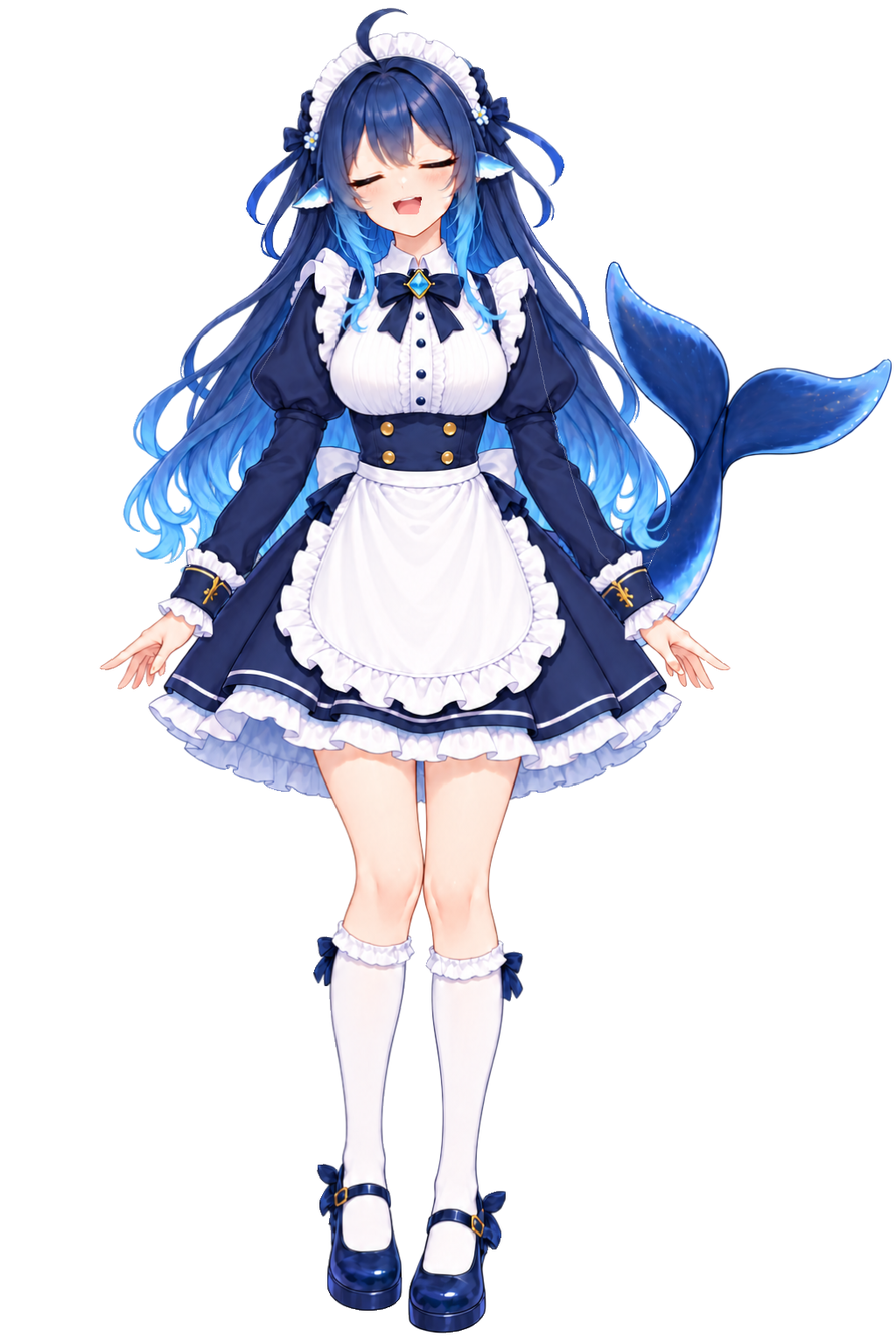
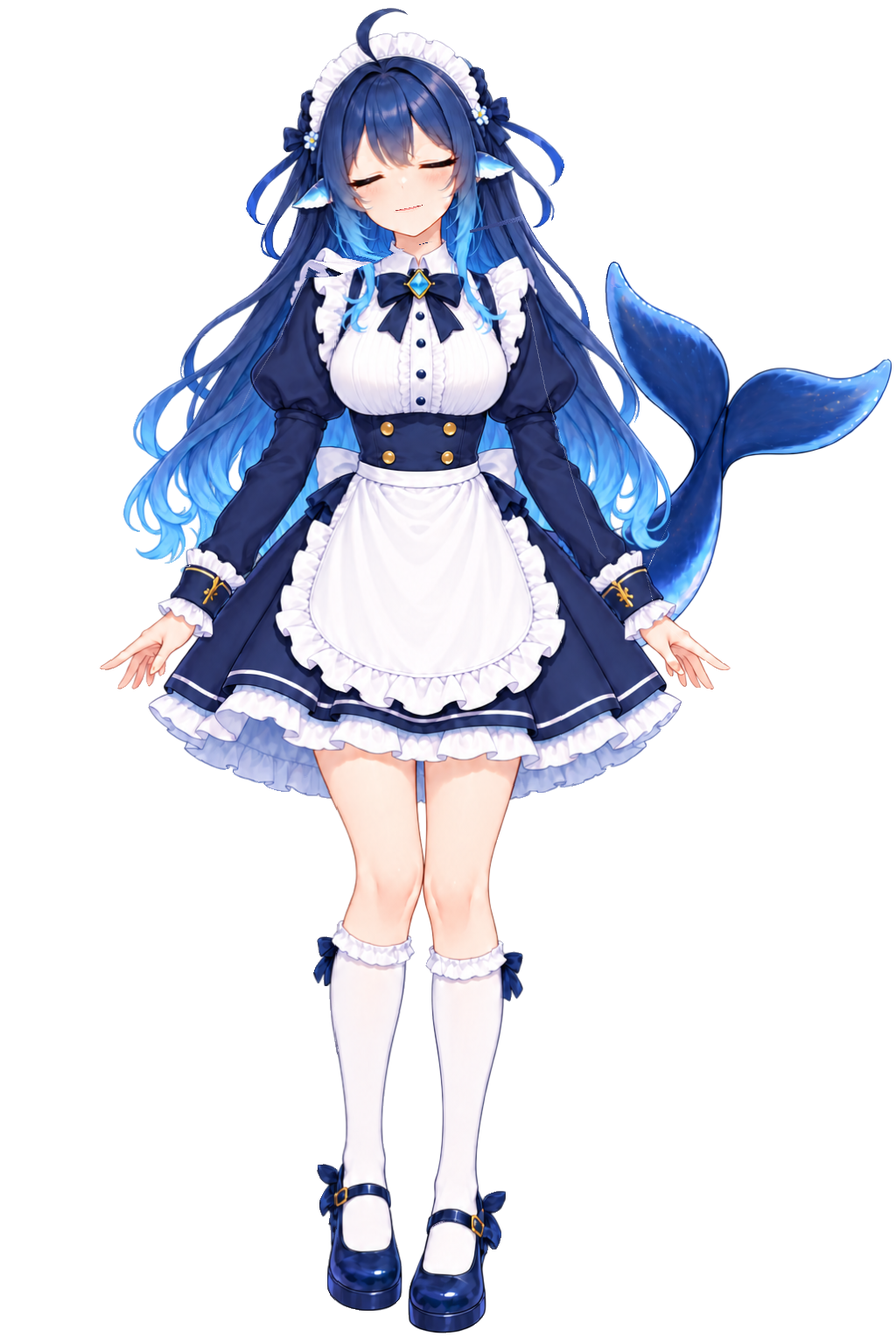
The second 896×1344 image is a revision of the first. Changes to its layers:
renamed "neck join underlay" to "back hair left", painted on it over [249, 214, 664, 567]
renamed "back hair left" to "back hair right", painted on it over [168, 247, 664, 567]
renamed "back hair right" to "eye close left", painted on it over [168, 140, 465, 566]
renamed "eye close right" to "mouth open goofy", painted on it over [390, 194, 423, 212]
renamed "mouth open goofy" to "mouth open goofy / Upper lip outline", painted on it over [390, 195, 423, 221]
renamed "mouth open goofy / Upper lip outline" to "mouth open goofy / Lower lip outline", painted on it over [390, 194, 423, 213]
renamed "mouth open goofy / Lower lip outline" to "face skin fill", painted on it over [339, 194, 470, 243]
renamed "face skin fill" to "mouth close", painted on it over [339, 194, 470, 243]
renamed "mouth close" to "eyebrow left", painted on it over [395, 194, 423, 213]
renamed "headwear outline" to "右眼框上下睫毛", painted on it over [272, 63, 563, 249]
renamed "tail" to "右虹膜瞳孔高光", painted on it over [362, 165, 787, 655]
renamed "topwear body" to "左虹膜瞳孔高光", painted on it over [111, 151, 713, 1333]
added layer "neck join underlay" above "headwear outline" over [258, 214, 631, 289]
added layer "headwear outline" above "tail" over [272, 63, 563, 249]
added layer "tail" above "topwear body" over [605, 279, 787, 566]
added layer "topwear body" over [111, 241, 713, 1333]
